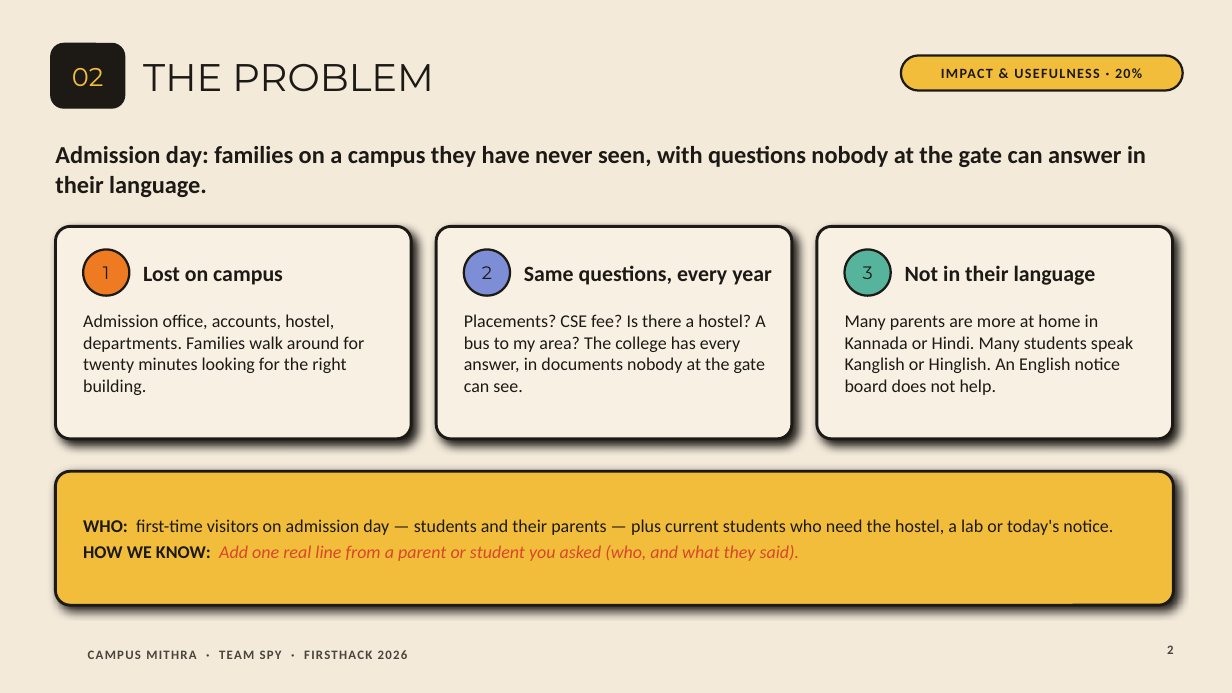
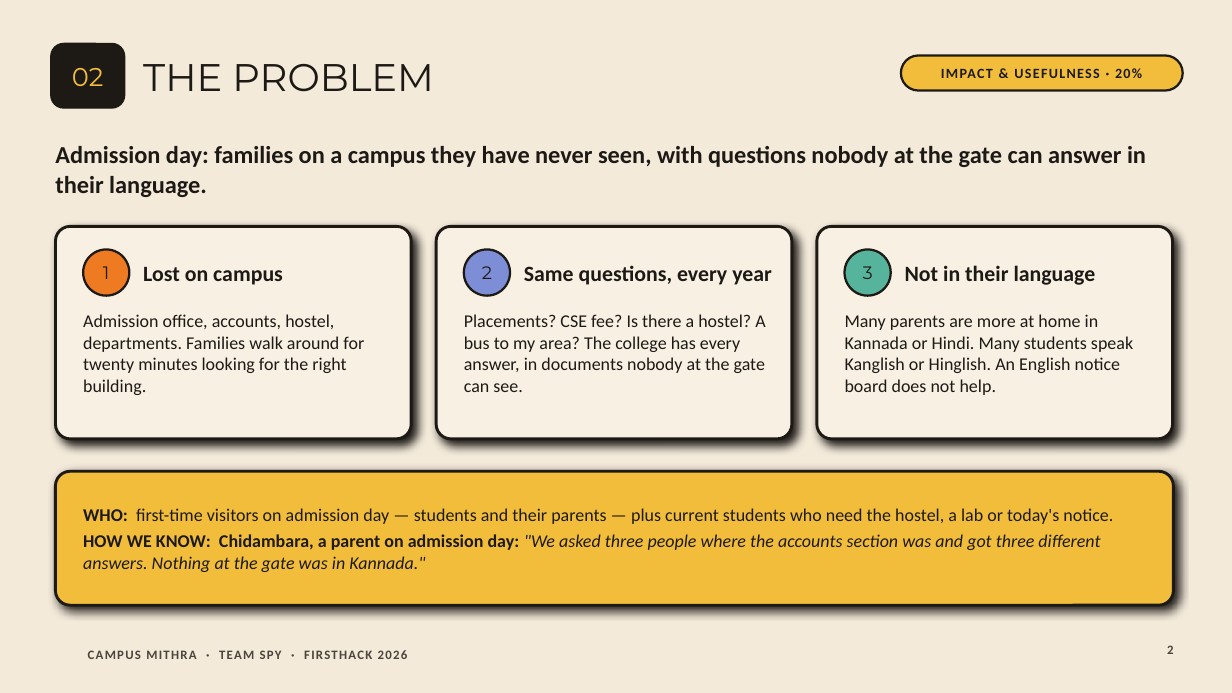
Before and after one commit to Pavankumarh0/first-hack-teamSPY, a slide deck: slide 2 of docs/presentation/Campus-Mithra-Team-Spy.pptx. Drawn at 1232x693 pixels with LibreOffice and Linux fonts; fonts in the diff are those of the drawing; background and template pictures are left out. Boxes give left, top, right and bottom in pixels: in the first picture for what was removed or moved away, otherwise in the second. Text is boxed around its words. In the diff, an @@ line names an element or a change of style, - is before the commit and + after.

```diff
--- a/docs/presentation/Campus-Mithra-Team-Spy.pptx
+++ b/docs/presentation/Campus-Mithra-Team-Spy.pptx
@@ text at (x1=83, y1=534, x2=1100, y2=572): text changed; text colour #D9472B to #1D1A16 @@
-HOW WE KNOW: Add one real line from a parent or student you asked (who, and what they said).
+HOW WE KNOW: Chidambara, a parent on admission day: "We asked three people where the accounts section was and got three different answers. Nothing at the gate was in Kannada."
```
Also in this commit, not shown: 2 other files.
